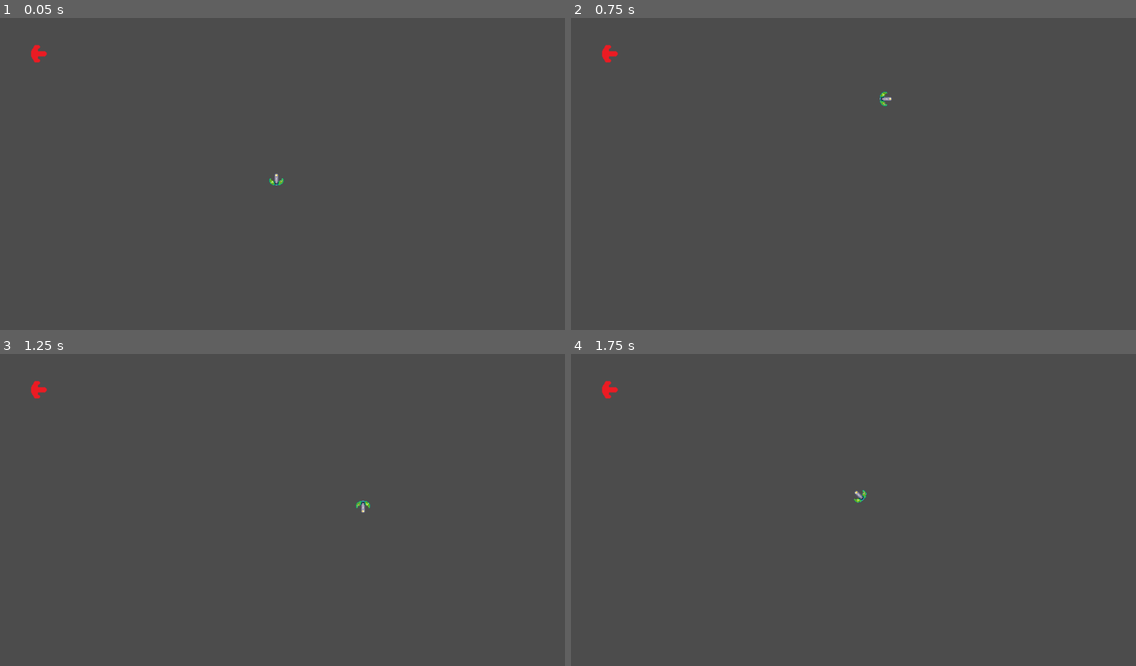
Above: before the commit, frames 1-4 (two rows, left to right).
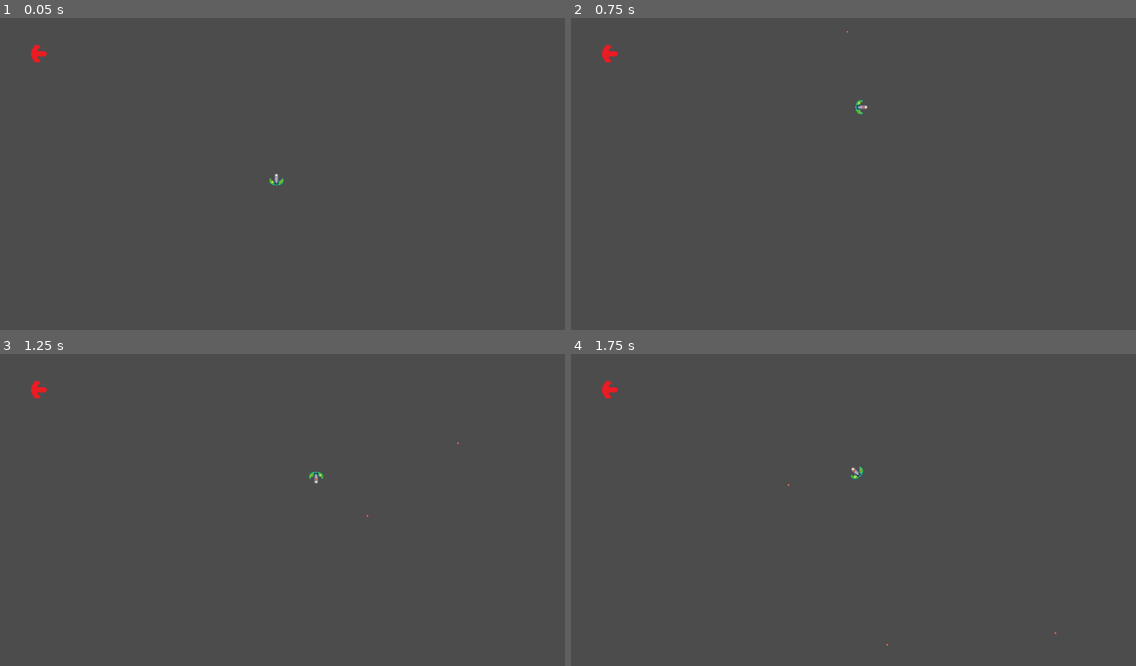
Above: after the commit, the same moments.

Repository: Nairu/GMTK-2019
Game: Godot game, scene res://Scenes/BaseLevel.tscn
The game is run twice, just before and just after one commit, with the same random seed, the same clock (stepped at 60 frames per second) and the same inputs.
Inputs:
- Up to frame 1 (0.05 s): no input
- Up to frame 2 (0.75 s): tap Enter (ui_accept) at 0.5, 0.6 s
- Up to frame 3 (1.25 s): tap Enter (ui_accept) at 0.77, 1.07 s
- Up to frame 4 (1.75 s): tap Enter (ui_accept) at 1.25, 1.35, 1.52 s

Frame 1 is identical in both runs. In frame 2, 0.1% of the frame differs, in the area x 48-57%, y 4-31%; in frame 3, 0.1%; in frame 4, 0.1%, in the area x 38-86%, y 35-94%.
Error after the commit: Parse Error: The method "is_colliding" isn't declared in the current class. (res://Scripts/Enemy.gd:24)

Commit message:
Added bullets and fiddled with collisions to no longer make enemies collide with each other. Next is to handle collisions properly

Diff:
--- /dev/null
+++ b/Objects/BaseLevel.gd
@@ -0,0 +1,46 @@
+extends Node2D
+
+
+var timer = null
+var scene = load("res://Objects/Enemy.tscn")
+var project_resolution = Vector2()
+
+func _ready():
+	project_resolution = Vector2(ProjectSettings.get_setting("display/window/size/width"),ProjectSettings.get_setting("display/window/size/height"))
+
+	timer = Timer.new()
+	add_child(timer)
+
+	timer.connect("timeout", self, "_on_Timer_timeout")
+	timer.set_wait_time(2.0)
+	timer.set_one_shot(false)
+	timer.start()
+
+func _on_Timer_timeout():
+	var enemy_instance = scene.instance()
+	enemy_instance.set_name("Enemy")
+	var edge = randf();
+
+	var x = 0
+	var y = 0
+
+	# We can use this to choose top, bottom, left and right.
+	if edge < 0.25:
+		# spawn on the left edge somewhere.
+		x = -20
+		y = randi()%int(project_resolution.y)
+	elif edge < 0.5:
+		#spawn on the top edge somewhere
+		x = randi()%int(project_resolution.x)
+		y = -20
+	elif edge < 0.75:
+		#spawn on the right edge somewhere
+		x = project_resolution.x + 20
+		y = randi()%int(project_resolution.y)
+	else:
+		x = randi()%int(project_resolution.x)
+		y = project_resolution.y + 20
+
+	enemy_instance.position = Vector2(x,y)
+
+	add_child(enemy_instance)
--- /dev/null
+++ b/Objects/Bullet.tscn
@@ -0,0 +1,32 @@
+[gd_scene load_steps=6 format=2]
+
+[ext_resource path="res://Scripts/Bullet.gd" type="Script" id=1]
+[ext_resource path="res://Sprites/bullet-1.png" type="Texture" id=2]
+[ext_resource path="res://Sprites/bullet-2.png" type="Texture" id=3]
+
+[sub_resource type="SpriteFrames" id=1]
+animations = [ {
+"frames": [ ExtResource( 2 ), ExtResource( 3 ) ],
+"loop": true,
+"name": "default",
+"speed": 10.0
+} ]
+
+[sub_resource type="CircleShape2D" id=2]
+radius = 2.0
+
+[node name="BulletNode" type="KinematicBody2D"]
+collision_layer = 4
+collision_mask = 2
+script = ExtResource( 1 )
+
+[node name="AnimatedSprite" type="AnimatedSprite" parent="."]
+frames = SubResource( 1 )
+
+[node name="CollisionShape2D2" type="CollisionShape2D" parent="."]
+shape = SubResource( 2 )
+
+[node name="Area2D" type="Area2D" parent="."]
+
+[node name="CollisionShape2D" type="CollisionShape2D" parent="Area2D"]
+shape = SubResource( 2 )
--- a/Objects/Enemy.tscn
+++ b/Objects/Enemy.tscn
@@ -7,6 +7,7 @@
 extents = Vector2( 15, 16 )
 
 [node name="EnemyNode" type="KinematicBody2D"]
+collision_layer = 2
 script = ExtResource( 1 )
 
 [node name="Sprite" type="Sprite" parent="."]
@@ -14,5 +15,6 @@
 texture = ExtResource( 2 )
 
 [node name="CollisionShape2D" type="CollisionShape2D" parent="."]
+visible = false
 position = Vector2( 2, 0 )
 shape = SubResource( 1 )
--- a/Objects/Player.tscn
+++ b/Objects/Player.tscn
@@ -7,12 +7,13 @@
 extents = Vector2( 16, 15 )
 
 [node name="ShipNode" type="KinematicBody2D"]
+collision_mask = 2
 script = ExtResource( 1 )
-acceleration_angle = 3.0
 
 [node name="Sprite" type="Sprite" parent="."]
 texture = ExtResource( 2 )
 
 [node name="CollisionShape2D" type="CollisionShape2D" parent="."]
+visible = false
 position = Vector2( 0, -2 )
 shape = SubResource( 1 )
--- a/Scenes/BaseLevel.tscn
+++ b/Scenes/BaseLevel.tscn
@@ -1,12 +1,14 @@
-[gd_scene load_steps=3 format=2]
+[gd_scene load_steps=4 format=2]
 
-[ext_resource path="res://Objects/Player.tscn" type="PackedScene" id=1]
-[ext_resource path="res://Objects/Enemy.tscn" type="PackedScene" id=2]
+[ext_resource path="res://Objects/BaseLevel.gd" type="Script" id=1]
+[ext_resource path="res://Objects/Player.tscn" type="PackedScene" id=2]
+[ext_resource path="res://Objects/Enemy.tscn" type="PackedScene" id=3]
 
 [node name="BaseNode" type="Node2D"]
+script = ExtResource( 1 )
 
-[node name="ShipNode" parent="." instance=ExtResource( 1 )]
+[node name="ShipNode" parent="." instance=ExtResource( 2 )]
 position = Vector2( 501, 298 )
 
-[node name="EnemyNode" parent="." instance=ExtResource( 2 )]
+[node name="EnemyNode" parent="." instance=ExtResource( 3 )]
 position = Vector2( 69, 65 )
--- /dev/null
+++ b/Scripts/Bullet.gd
@@ -0,0 +1,7 @@
+extends KinematicBody2D
+
+var direction = Vector2(0, 1)
+var area = null
+
+func _physics_process(delta):
+	move_and_slide(direction)
--- a/Scripts/Enemy.gd
+++ b/Scripts/Enemy.gd
@@ -1,4 +1,28 @@
 extends KinematicBody2D
+
+var player_node = null
+var player_dir = Vector2()
+var screen_size
+var screen_buffer = 20
+
+func _ready():
+	screen_size = get_viewport_rect().size
+
+func _physics_process(delta):
+
+	if player_node == null:
+		player_node = get_node("/root/BaseNode/ShipNode")
+		player_dir = (player_node.get_transform().origin - get_transform().origin).normalized()
+		look_at(player_node.get_transform().origin)
+
+	move_and_slide(player_dir * 200)
+
+	if position.x > screen_size.x + screen_buffer or position.x < -screen_buffer or position.y > screen_size.y + screen_buffer or position.y < -screen_buffer:
+		queue_free()
+
+func _process(delta):
+	if is_colliding():
+		var collider = get_collider()
 #
 #export (Vector2) var acceleration_straight = 10
 #export (float) var acceleration_angle = 7.77
--- a/Scripts/ShipNode.gd
+++ b/Scripts/ShipNode.gd
@@ -1,18 +1,39 @@
 extends KinematicBody2D
 
+var scene = load("res://Objects/Bullet.tscn")
+
 export (float) var acceleration_straight = 10
-export (float) var acceleration_angle = 7.77
 export (float) var top_speed = 350
 
 var motion = Vector2()
 var currentDirection = 0
 var current_speed = 100
 
+var timer = null
+
+func _ready():
+
+	timer = Timer.new()
+	add_child(timer)
+
+	timer.connect("timeout", self, "_on_Timer_timeout")
+	timer.set_wait_time(0.25)
+	timer.set_one_shot(false)
+	timer.start()
+
+func _on_Timer_timeout():
+	# create a bullet.
+	var bullet_instance = scene.instance()
+	bullet_instance.set_name("Bullet")
+	bullet_instance.direction = Vector2(cos(deg2rad(currentDirection-90))*2, sin(deg2rad(currentDirection-90))*2)*300
+	bullet_instance.position = get_position() + Vector2(cos(deg2rad(currentDirection-90))*2, sin(deg2rad(currentDirection-90))*2)
+	get_parent().add_child(bullet_instance)
+
 func _physics_process(delta):
 	if Input.is_action_just_pressed("ui_accept"):
 		currentDirection = (currentDirection + 45) % 360
 		$Sprite.rotation_degrees = currentDirection
-		# current_speed = 100
+		current_speed = 100
 
 	if currentDirection == 0:
 			motion = Vector2(0,-current_speed)
--- a/project.godot
+++ b/project.godot
@@ -19,6 +19,29 @@
 run/main_scene="res://Scenes/BaseLevel.tscn"
 config/icon="res://icon.png"
 
+[importer_defaults]
+
+texture={
+"compress/bptc_ldr": 0,
+"compress/hdr_mode": 0,
+"compress/lossy_quality": 0.7,
+"compress/mode": 0,
+"compress/normal_map": 0,
+"detect_3d": false,
+"flags/anisotropic": false,
+"flags/filter": false,
+"flags/mipmaps": false,
+"flags/repeat": 0,
+"flags/srgb": 2,
+"process/HDR_as_SRGB": false,
+"process/fix_alpha_border": true,
+"process/invert_color": false,
+"process/premult_alpha": false,
+"size_limit": 0,
+"stream": false,
+"svg/scale": 1.0
+}
+
 [rendering]
 
 environment/default_environment="res://default_env.tres"
Not shown, added: Sprites/bullet-1.png.import
Not shown, added: Sprites/bullet-2.png.import
